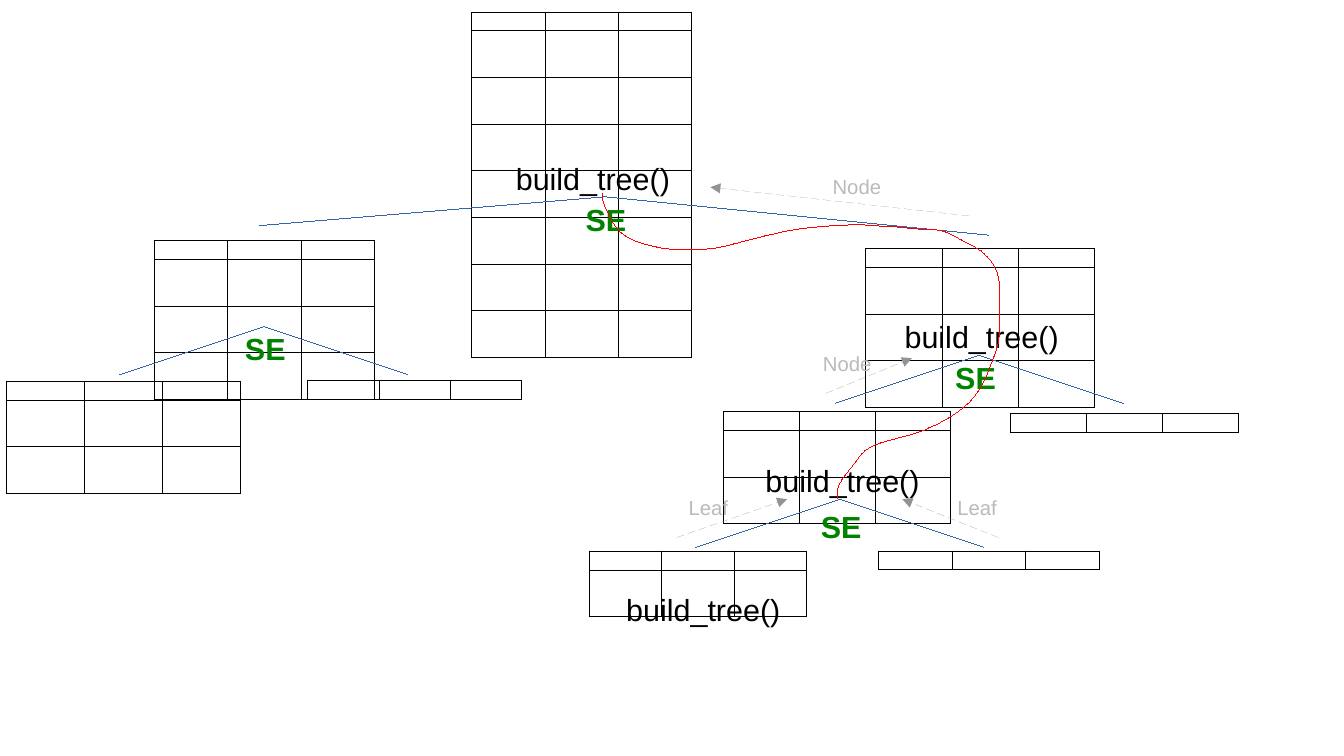
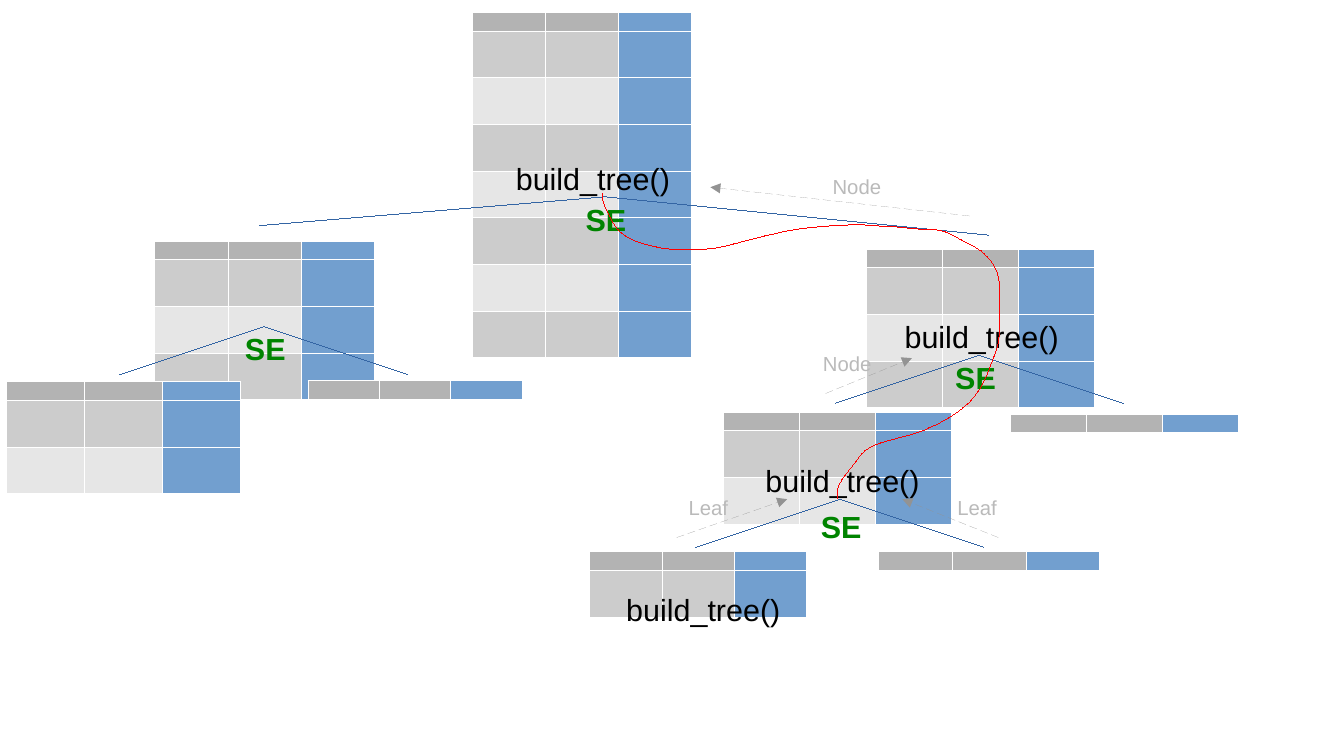
Before and after one commit to savoga/maths-for-data-science, a slide deck: slide 3 of ML/Schemas.odp. Drawn at 1344x756 pixels with LibreOffice and Linux fonts; fonts in the diff are those of the drawing. Boxes give left, top, right and bottom in pixels: in the first picture for what was removed or moved away, otherwise in the second. Text is boxed around its words. In the diff, an @@ line names an element or a change of style, - is before the commit and + after.

```diff
--- a/ML/Schemas.odp
+++ b/ML/Schemas.odp
@@ table at [472, 12, 692, 357] @@
@@ borders changed @@
@@ table at [155, 240, 374, 399] @@
@@ borders changed @@
@@ table at [866, 249, 1095, 407] @@
@@ borders changed @@
@@ table at [6, 382, 240, 494] @@
@@ borders changed @@
@@ table at [307, 381, 522, 399] @@
@@ borders changed @@
@@ table at [723, 412, 950, 524] @@
@@ borders changed @@
@@ table at [1011, 413, 1238, 432] @@
@@ borders changed @@
@@ table at [589, 551, 805, 617] @@
@@ borders changed @@
@@ table at [878, 551, 1098, 570] @@
@@ borders changed @@
```
Also in this commit, not shown: 3 other slides changed, 1 slide added, 3 other files.
